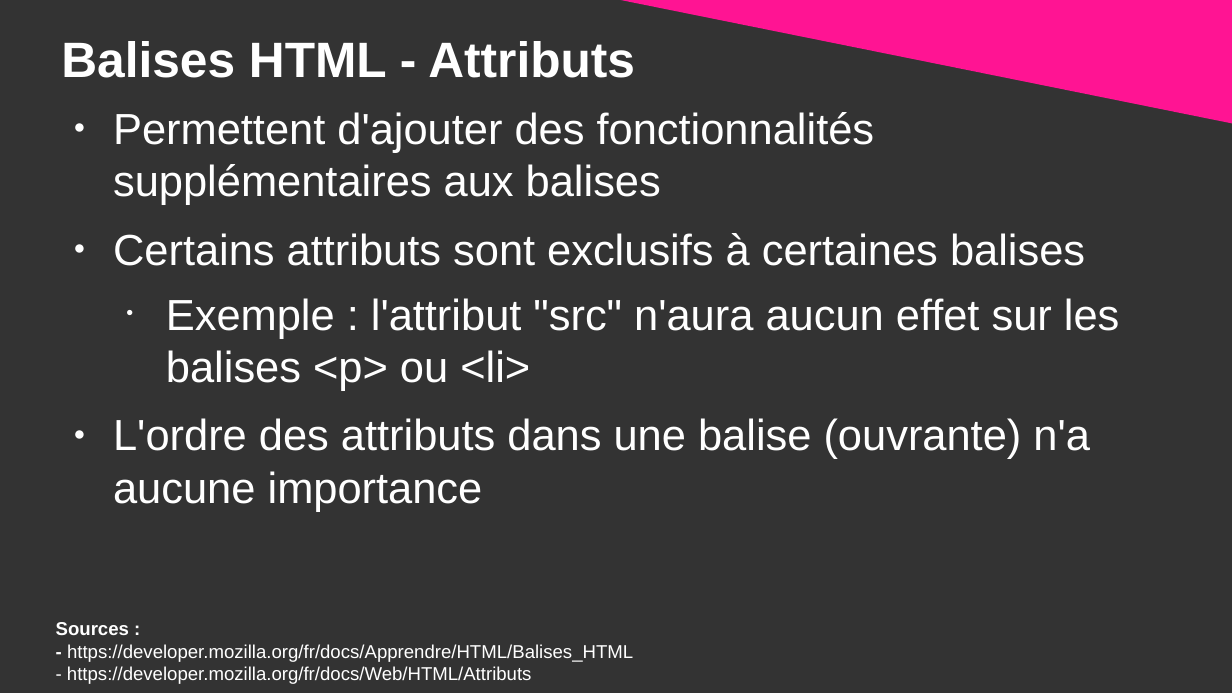
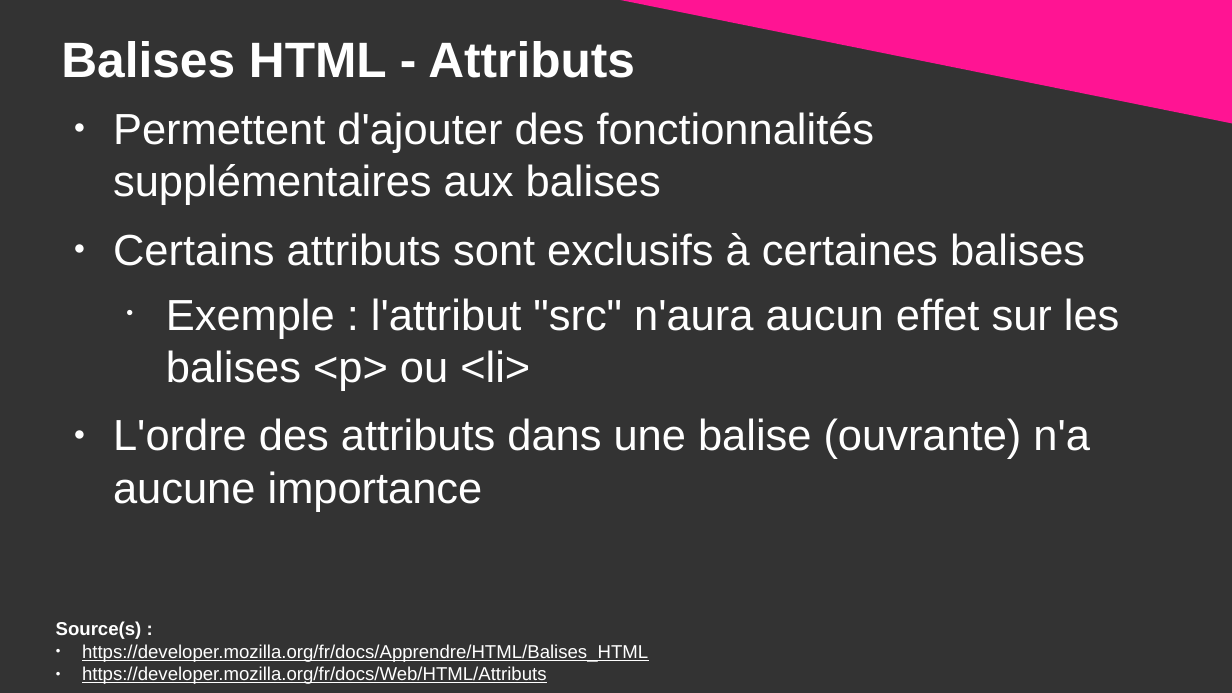
Before and after one commit to DanYellow/cours, a slide deck: slide 57 of integration-web-s1/travaux-pratiques/numero-1/presentation.odp. Drawn at 1232x693 pixels with LibreOffice and Linux fonts; fonts in the diff are those of the drawing. Boxes give left, top, right and bottom in pixels: in the first picture for what was removed or moved away, otherwise in the second. Text is boxed around its words. In the diff, an @@ line names an element or a change of style, - is before the commit and + after.

```diff
--- a/integration-web-s1/travaux-pratiques/numero-1/presentation.odp
+++ b/integration-web-s1/travaux-pratiques/numero-1/presentation.odp
@@ text at [56,621,648,684]: text changed @@
-Sources :
-- https://developer.mozilla.org/fr/docs/Apprendre/HTML/Balises_HTML
-- https://developer.mozilla.org/fr/docs/Web/HTML/Attributs
+Source(s) :
+● https://developer.mozilla.org/fr/docs/Apprendre/HTML/Balises_HTML
+● https://developer.mozilla.org/fr/docs/Web/HTML/Attributs
```
Also in this commit, not shown: 4 other slides changed, 2 other files.
